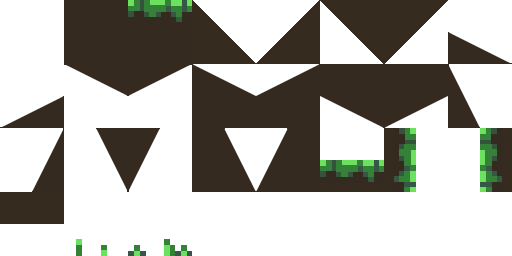
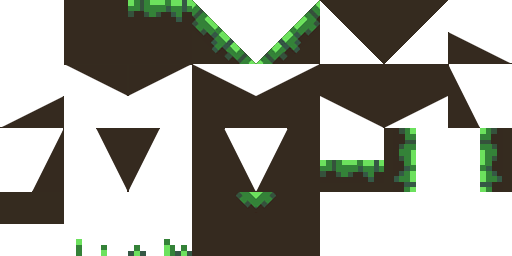
Layer changes from the first 512×256 image to the second:
added layer "full for half_bottom_right" in group "normal" over [256, 192, 320, 256]
added layer "full for half_bottom_left" in group "normal" over [192, 192, 256, 256]
moved "half_bottom_right" above "half_bottom_left", painted on it over [256, 0, 320, 64]
moved "half_bottom_left" above "grass", painted on it over [192, 0, 256, 64]
